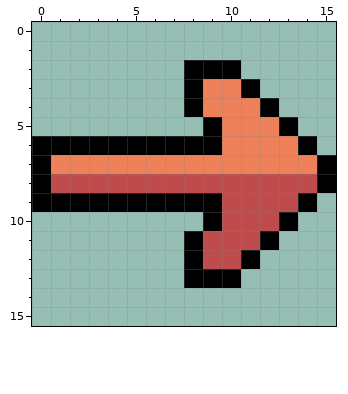
Pixel-art sprite, stored at assets/right_arrow.png. Above: the version before the commit.
The file is 16x16 pixels.
Once edited:
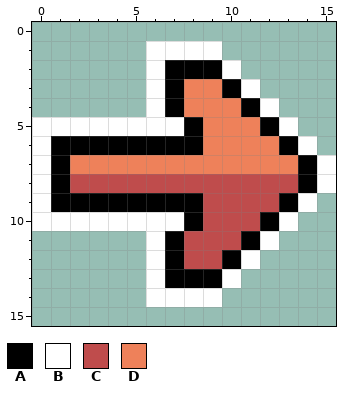
Palette (. is transparent): A #000000  B #ffffff  C #bf4c4c  D #ee815a
The edit:
y 1: x 6..9 .... -> BBBB
y 2: x 6..7 .. -> BA; x 10 A -> B
y 3: x 6..8 ..A -> BAD; x 10..11 DA -> AB
y 4: x 6..8 ..A -> BAD; x 11..12 DA -> AB
y 5: x 0..9 .........A -> BBBBBBBBAD; x 12..13 DA -> AB
y 6: x 0 A -> B; x 9 A -> D; x 13..14 DA -> AB
y 7: x 0..1 AD -> BA; x 14..15 DA -> AB
y 8: x 0..1 AC -> BA; x 14..15 CA -> AB
y 9: x 0 A -> B; x 9 A -> C; x 13..14 CA -> AB
y 10: x 0..9 .........A -> BBBBBBBBAC; x 12..13 CA -> AB
y 11: x 6..8 ..A -> BAC; x 11..12 CA -> AB
y 12: x 6..8 ..A -> BAC; x 10..11 CA -> AB
y 13: x 6..7 .. -> BA; x 10 A -> B
y 14: x 6..9 .... -> BBBB
Boxes around the changes in both pictures, in picture pixels (x1, y1, x2, y2):
changed: (32, 41, 336, 307)
